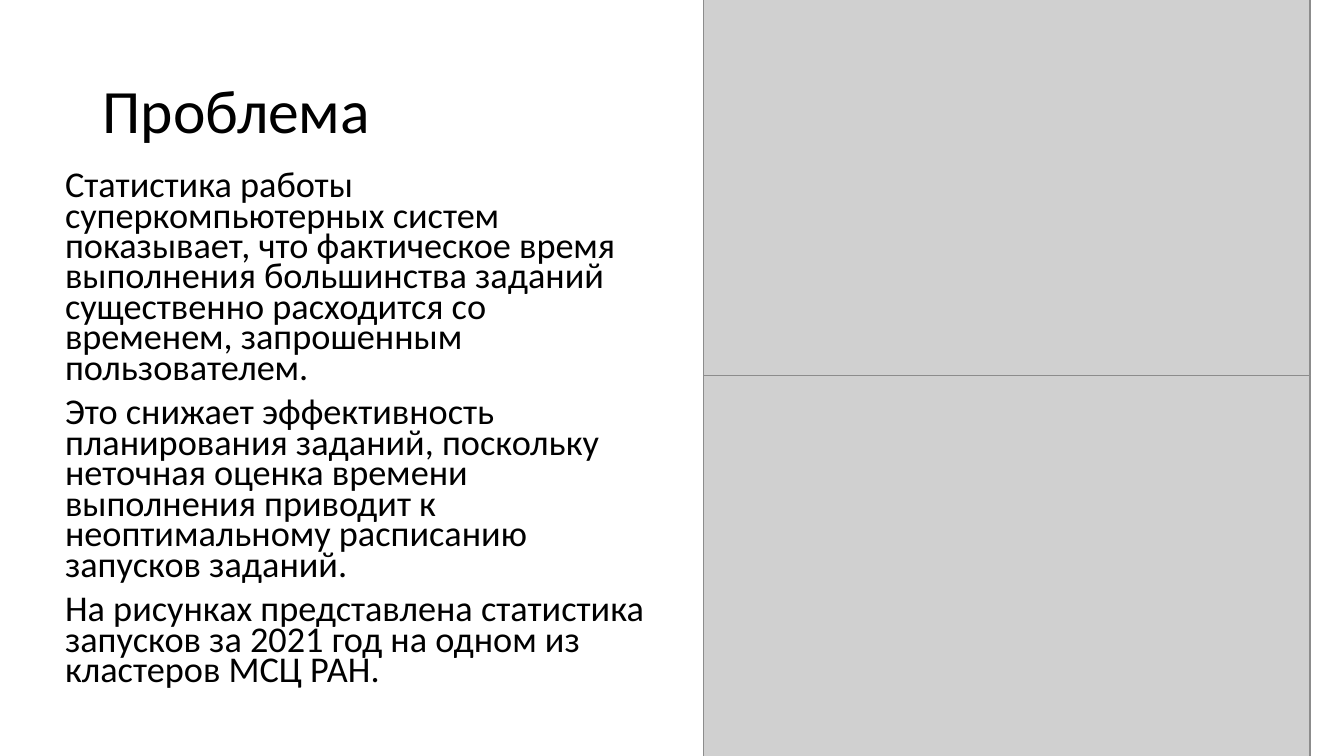
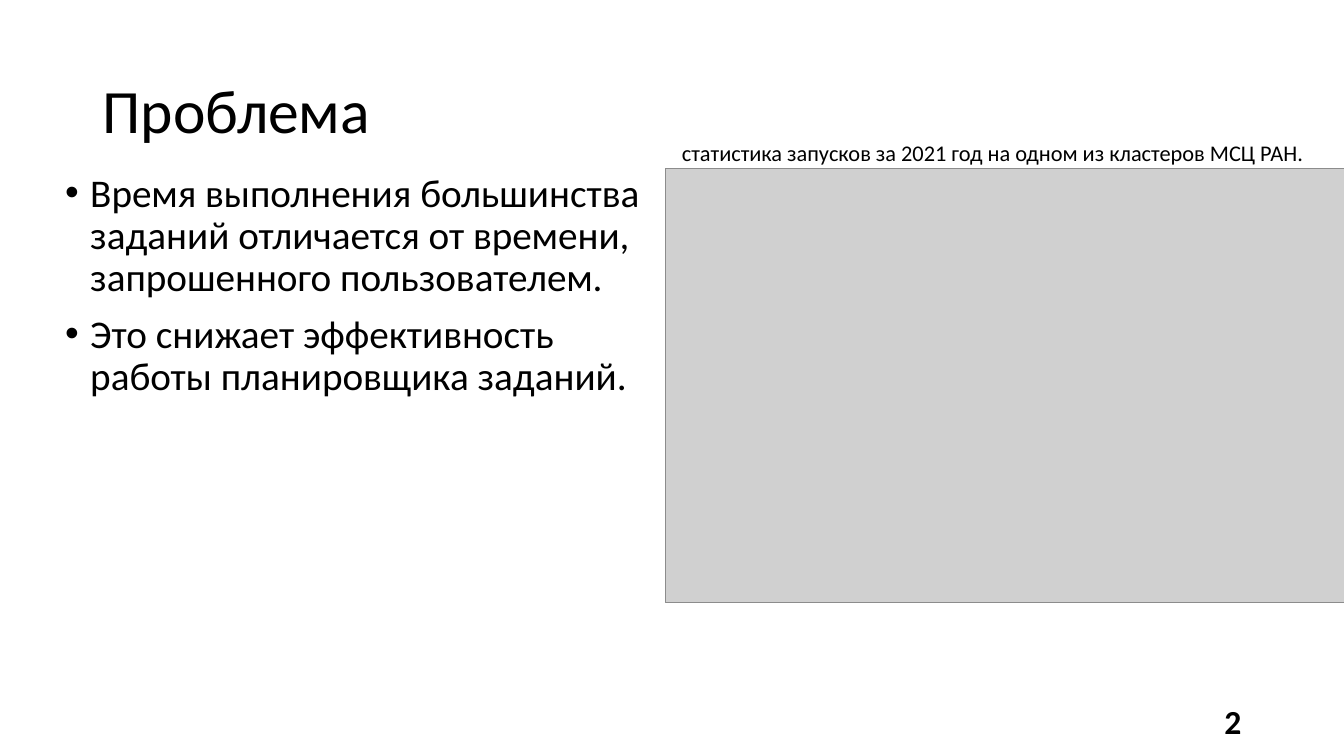
Before and after one commit to alexmeshr/task_time_prediction, a slide deck: slide 2 of presentation.pptx. Drawn at 1344x756 pixels with LibreOffice and Linux fonts; fonts in the diff are those of the drawing; grey boxes stand for pictures. Boxes give left, top, right and bottom in pixels: in the first picture for what was removed or moved away, otherwise in the second. Text is boxed around its words. In the diff, an @@ line names an element or a change of style, - is before the commit and + after.

```diff
--- a/presentation.pptx
+++ b/presentation.pptx
@@ picture removed at [704,0,1311,375] @@
@@ text added at [682,146,1303,165], 16 pt, text #000000 @@
+статистика запусков за 2021 год на одном из кластеров МСЦ РАН.
@@ picture: place and size @@
-picture at [704,375,1311,756]
+picture at [665,168,1344,603]
@@ text at [90,180,639,397]: text changed; size 25.9 to 28 pt @@
-Статистика работы суперкомпьютерных систем показывает, что фактическое время выполнения большинства заданий существенно расходится со временем, запрошенным пользователем.
-Это снижает эффективность планирования заданий, поскольку неточная оценка времени выполнения приводит к неоптимальному расписанию запусков заданий.
-На рисунках представлена статистика запусков за 2021 год на одном из кластеров МСЦ РАН.
+• Время выполнения большинства заданий отличается от времени, запрошенного пользователем.
+• Это снижает эффективность работы планировщика заданий.
@@ page number added at [1224,712,1241,734], 24 pt, text #000000, bold @@
+2
```
Also in this commit, not shown: 7 other slides changed, 20 slides added, 3 slides removed, 11 other files.
